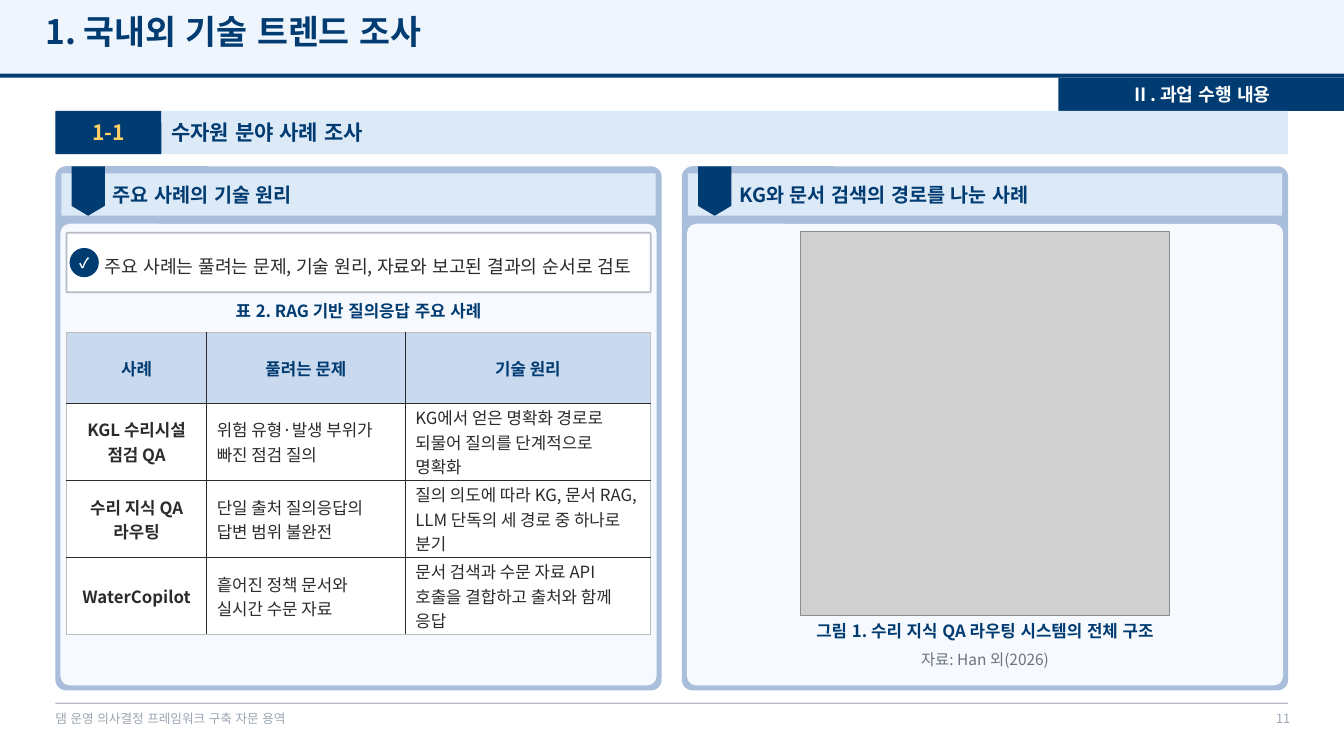
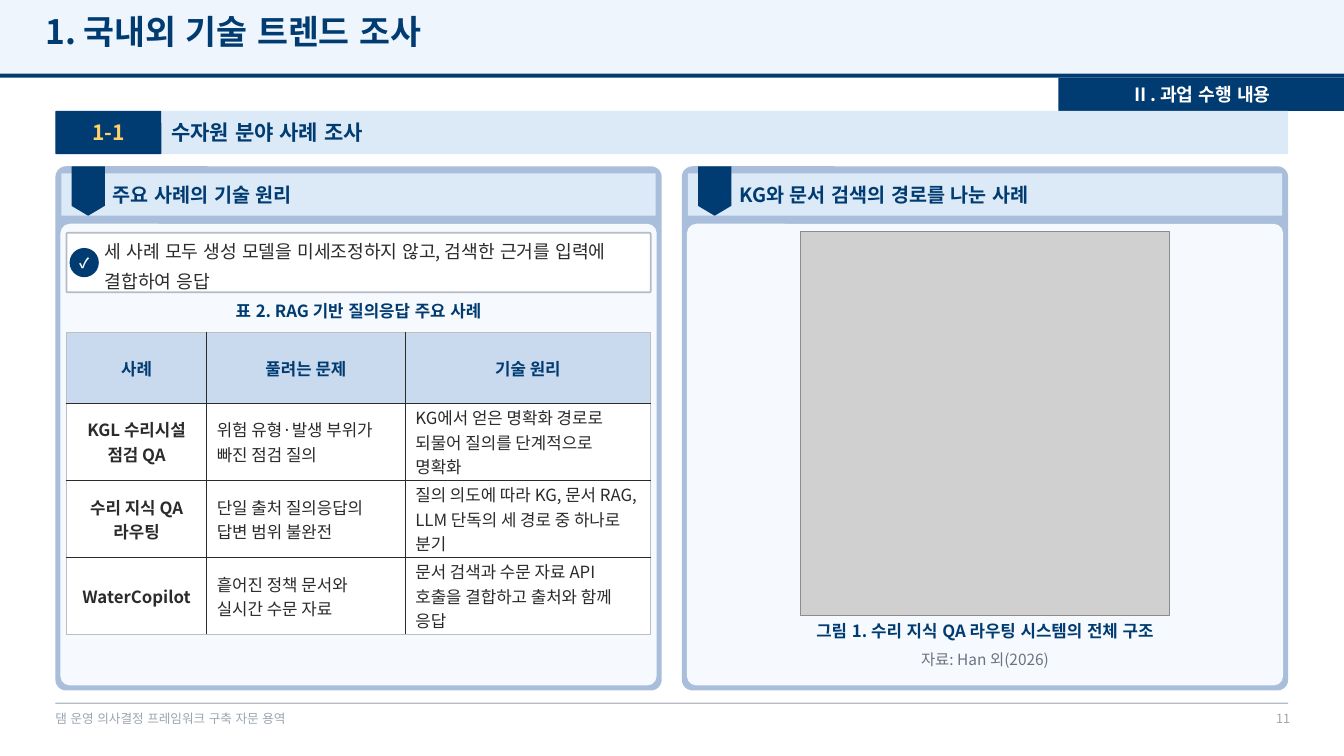
Before and after one commit to mkm1119/KGRAG-LLM, a slide deck: slide 11 of project_khnp/2026.12.09_최종보고회_발표자료_초안.pptx. Drawn at 1344x756 pixels with LibreOffice and Linux fonts; fonts in the diff are those of the drawing; grey boxes stand for pictures; background and template pictures are left out. Boxes give left, top, right and bottom in pixels: in the first picture for what was removed or moved away, otherwise in the second. Text is boxed around its words. In the diff, an @@ line names an element or a change of style, - is before the commit and + after.

```diff
--- a/project_khnp/2026.12.09_최종보고회_발표자료_초안.pptx
+++ b/project_khnp/2026.12.09_최종보고회_발표자료_초안.pptx
@@ text at [105,243,605,293]: text changed @@
-주요 사례는 풀려는 문제, 기술 원리, 자료와 보고된 결과의 순서로 검토
+세 사례 모두 생성 모델을 미세조정하지 않고, 검색한 근거를 입력에 결합하여 응답
```
Also in this commit, not shown: 12 other slides changed, 1 slide added, 2 other files.
